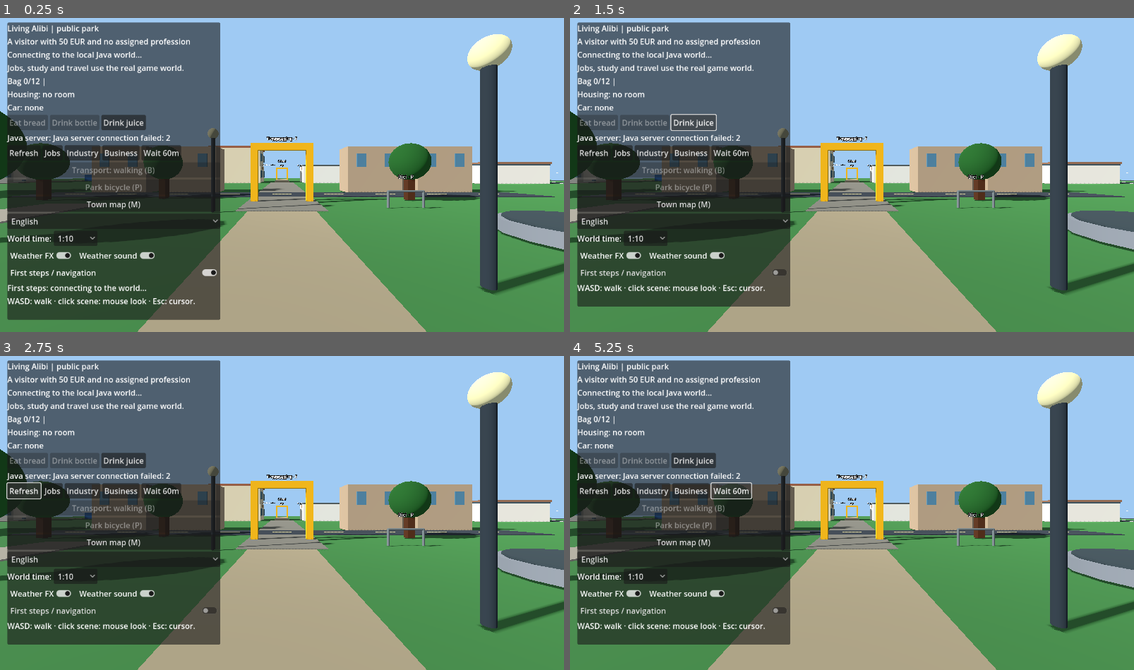
Above: before the commit, frames 1-4 (two rows, left to right).
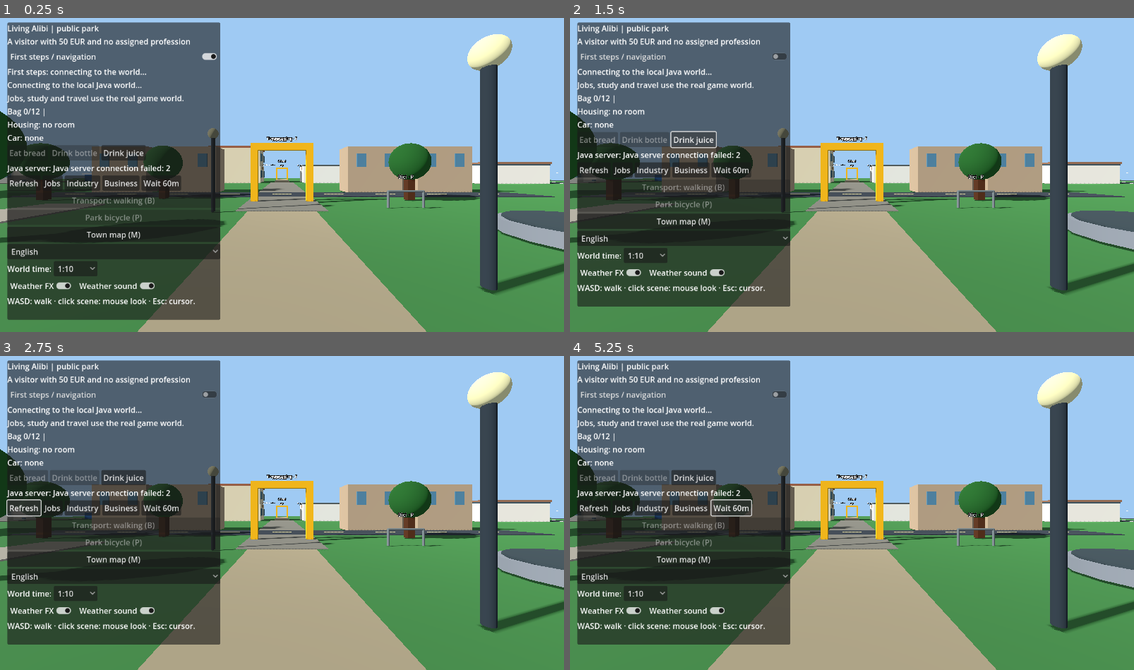
Above: after the commit, the same moments.

Repository: holovin777/living-alibi
Game: Godot game, scene res://scenes/park.tscn
Same seed, same stepped clock (60 frames per second), same inputs: the game is played once before the commit and once after it.
Inputs:
- Up to frame 1 (0.25 s): no input
- Up to frame 2 (1.5 s): click "First steps / navigation" at 0.5 s; click "Drink juice" at 1.25 s
- Up to frame 3 (2.75 s): click "Refresh" at 2 s
- Up to frame 4 (5.25 s): click "Jobs" at 2.75 s; click "Industry" at 3.5 s; click "Business" at 4.25 s; click "Wait 60m" at 5 s

The runs differ from the first frame. In frame 1, 8.6% of the frame differs, in the area x 1-40%, y 10-88%; in frame 2, 7.1%; in frame 3, 7.2%; in frame 4, 7.2%.

Commit message:
Put first steps and the first market job at the top of their panels

Diff:
--- a/godot/scripts/ParkDemo.gd
+++ b/godot/scripts/ParkDemo.gd
@@ -2961,6 +2961,16 @@
     _status = Label.new()
     _status.text = "A visitor with 50 EUR and no assigned profession"
     column.add_child(_status)
+    var guide_toggle := CheckButton.new()
+    guide_toggle.text = "First steps / navigation"
+    guide_toggle.button_pressed = true
+    guide_toggle.toggled.connect(_set_guide_enabled)
+    column.add_child(guide_toggle)
+    _guide_label=Label.new()
+    _guide_label.autowrap_mode=TextServer.AUTOWRAP_WORD_SMART
+    _guide_label.custom_minimum_size=Vector2(420,0)
+    _guide_label.text=tr("First steps: connecting to the world...")
+    column.add_child(_guide_label)
     _weather = Label.new()
     _weather.text = "Connecting to the local Java world..."
     column.add_child(_weather)
@@ -3042,16 +3052,6 @@
     audio_toggle.button_pressed = true
     audio_toggle.toggled.connect(_set_weather_audio)
     atmosphere_row.add_child(audio_toggle)
-    var guide_toggle := CheckButton.new()
-    guide_toggle.text = "First steps / navigation"
-    guide_toggle.button_pressed = true
-    guide_toggle.toggled.connect(_set_guide_enabled)
-    column.add_child(guide_toggle)
-    _guide_label=Label.new()
-    _guide_label.autowrap_mode=TextServer.AUTOWRAP_WORD_SMART
-    _guide_label.custom_minimum_size=Vector2(420,0)
-    _guide_label.text=tr("First steps: connecting to the world...")
-    column.add_child(_guide_label)
     _hint = Label.new()
     _hint.autowrap_mode=TextServer.AUTOWRAP_WORD_SMART
     _hint.text = "WASD: walk · click scene: mouse look · Esc: cursor."
@@ -4287,6 +4287,8 @@
                     instruction.text = "Your room is across the street. Walk to the bed."
                     _action_choices.add_child(instruction)
         "MARKET", "PORTICI", "FUEL_STATION":
+            if _current_place=="MARKET" and employed!="shop-assistant":
+                _action_choices.add_child(_button("Apply: market assistant",_apply_job.bind("shop-assistant")))
             for item in _last_snapshot.get("shop",[]):
                 var id := str(item.get("id",""))
                 var stock := int(item.get("stock",0))
@@ -4370,8 +4372,7 @@
                     var egg_sale := _button("Sell eggs · 2 EUR / unit",_garden_action.bind("sell-eggs"))
                     egg_sale.disabled = int(eggs.get("marketFree",0))<=0 or int(eggs.get("marketBudget",0))<2
                     _action_choices.add_child(egg_sale)
-                _action_choices.add_child(_button("Apply: market assistant",
-                        _apply_job.bind("shop-assistant")))
+
             elif _current_place=="FUEL_STATION":
                 var fuel: Dictionary = _last_snapshot.get("fuel",{})
                 var supply := Label.new()
